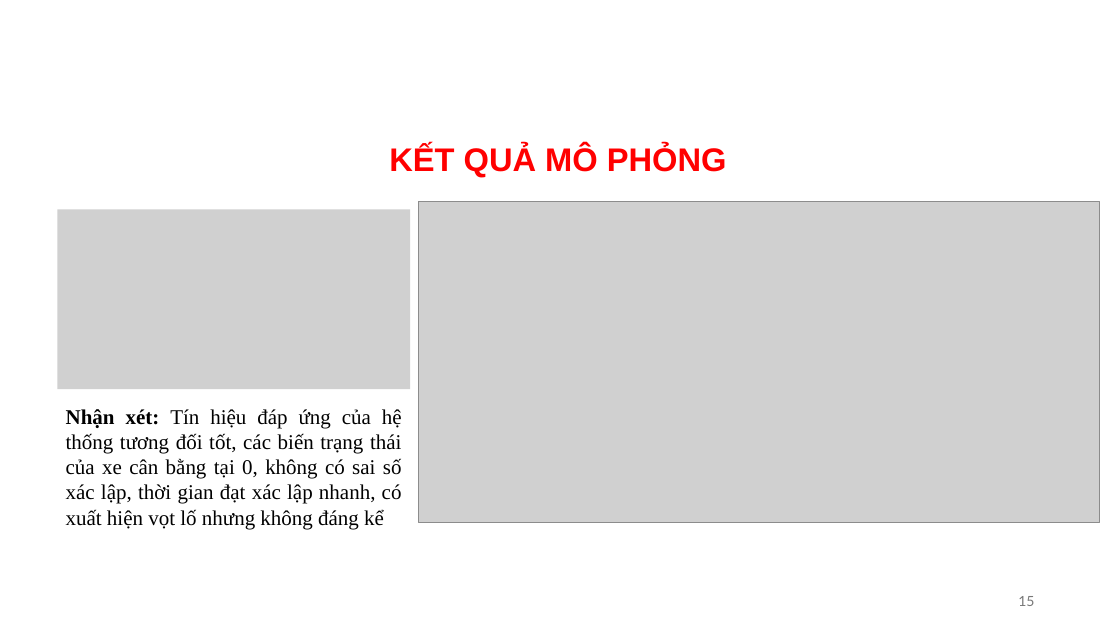
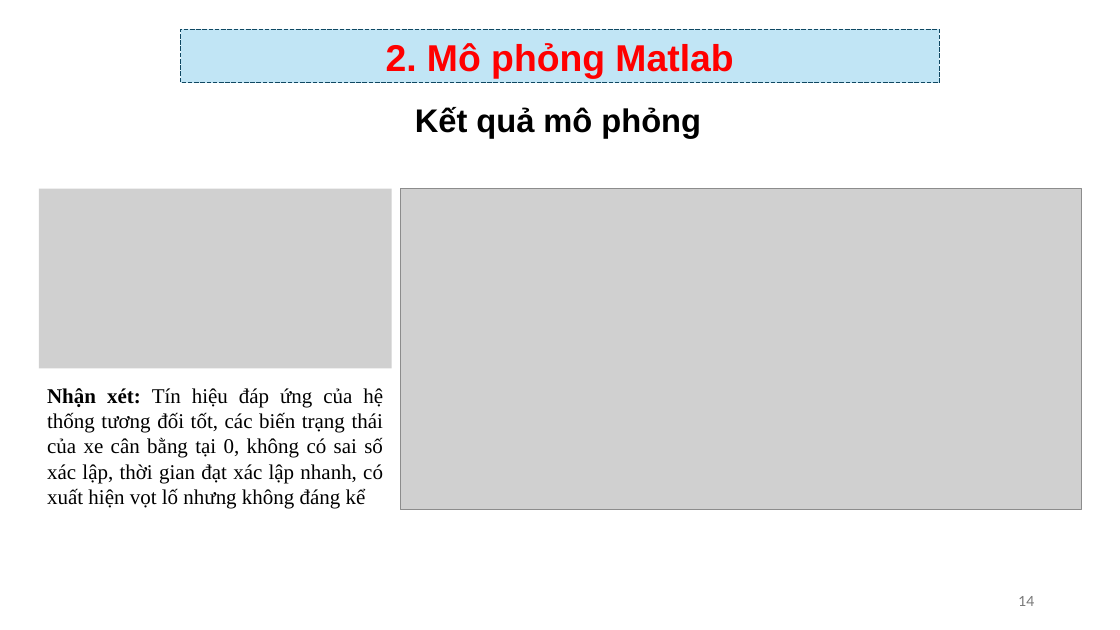
Before and after one commit to TIENPHAT2003/STM32, a slide deck: slide 14 of BaoCaoDADKTD.pptx (slide 15 before the commit). Drawn at 1120x630 pixels with LibreOffice and Linux fonts; fonts in the diff are those of the drawing; grey boxes stand for pictures; background and template pictures are left out. Boxes give left, top, right and bottom in pixels: in the first picture for what was removed or moved away, otherwise in the second. Text is boxed around its words. In the diff, an @@ line names an element or a change of style, - is before the commit and + after.

```diff
--- a/BaoCaoDADKTD.pptx
+++ b/BaoCaoDADKTD.pptx
@@ rectangle added at (181,29,939,83), fill #C1E5F5, outline #104862 0.75 pt dashed, 32 pt, text #FF0000, bold @@
+2. Mô phỏng Matlab
@@ text added at (415,107,701,138), 28 pt, text #000000, bold @@
+Kết quả mô phỏng
@@ text removed at (389,145,727,177) @@
-KẾT QUẢ MÔ PHỎNG
@@ picture: place and size @@
-picture at (57,209,410,389)
+picture at (39,189,392,369)
@@ picture: place and size @@
-picture at (418,202,1100,523)
+picture at (400,189,1081,510)
@@ text "Nhận xét: Tín hiệu đáp ...": place and size @@
-text "Nhận xét: Tín hiệu đáp ..." at (66,409,402,529)
+text "Nhận xét: Tín hiệu đáp ..." at (47,388,383,509)
@@ page number at (1018,596,1034,606): text changed @@
-15
+14
```
Also in this commit, not shown: 7 other slides changed, 9 slides added, 7 slides removed, 3 other files.
